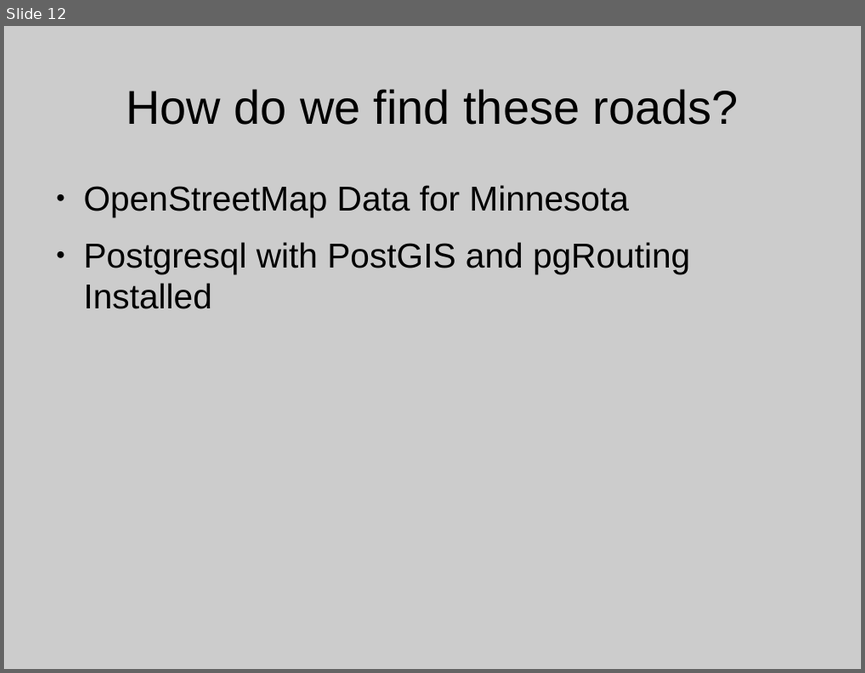
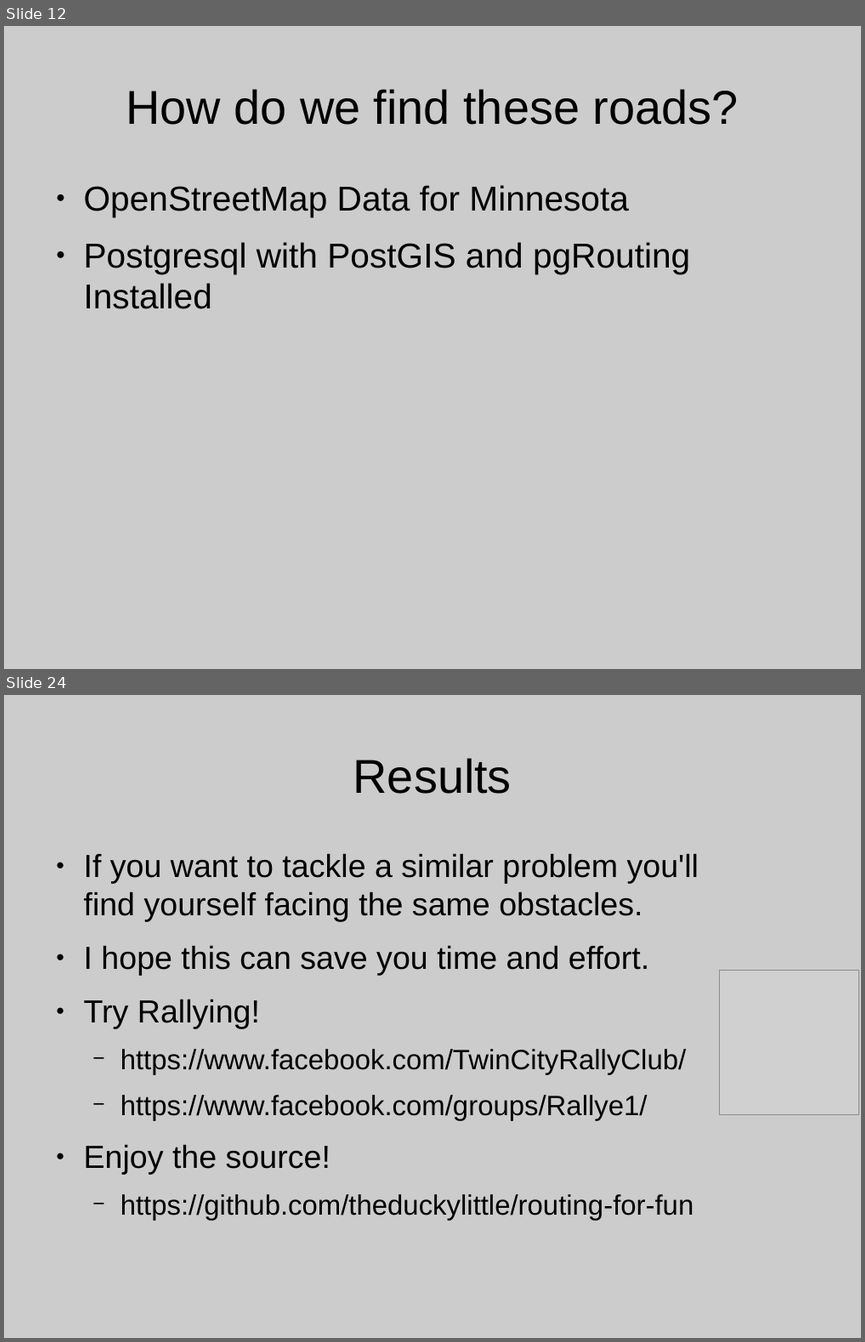
Before and after one commit to theduckylittle/routing-for-fun, a slide deck: UMGEOCON Presentation.odp. Shown one above the other, each under a label of ours: slide 12 before the commit, slides 12 and 24 after it; the slides between them are not shown. The pictures are 865x673 and 865x1342 pixels, drawn with LibreOffice and Linux fonts; fonts in the diff are those of the drawing; grey boxes stand for pictures; background and template pictures are left out. Boxes give left, top, right and bottom in pixels: in the first picture for what was removed or moved away, otherwise in the second. Text is boxed around its words. In the diff, an @@ line names an element or a change of style, - is before the commit and + after.

```diff
--- a/UMGEOCON Presentation.odp
+++ b/UMGEOCON Presentation.odp
@@ slide 24 added at [4, 695, 861, 1338], background #CCCCCC @@
@@ title added at [353, 758, 511, 794], 44 pt, text #000000 @@
+Results
@@ text added at [84, 853, 698, 1219], 29.6 pt, text #000000 @@
+● If you want to tackle a similar problem you'll find yourself facing the same obstacles.
+● I hope this can save you time and effort.
+● Try Rallying!
+  − https://www.facebook.com/TwinCityRallyClub/
+  − https://www.facebook.com/groups/Rallye1/
+● Enjoy the source!
+  − https://github.com/theduckylittle/routing-for-fun
@@ picture added at [720, 970, 858, 1115] @@
```
Also in this commit, not shown: 11 other slides added, 1 slide removed, 1 other file.
